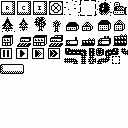
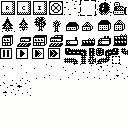
Two versions of the same layered image (w=128, h=128). Layer-by-layer changes:
painted on "Background" over [0, 64, 128, 96]
